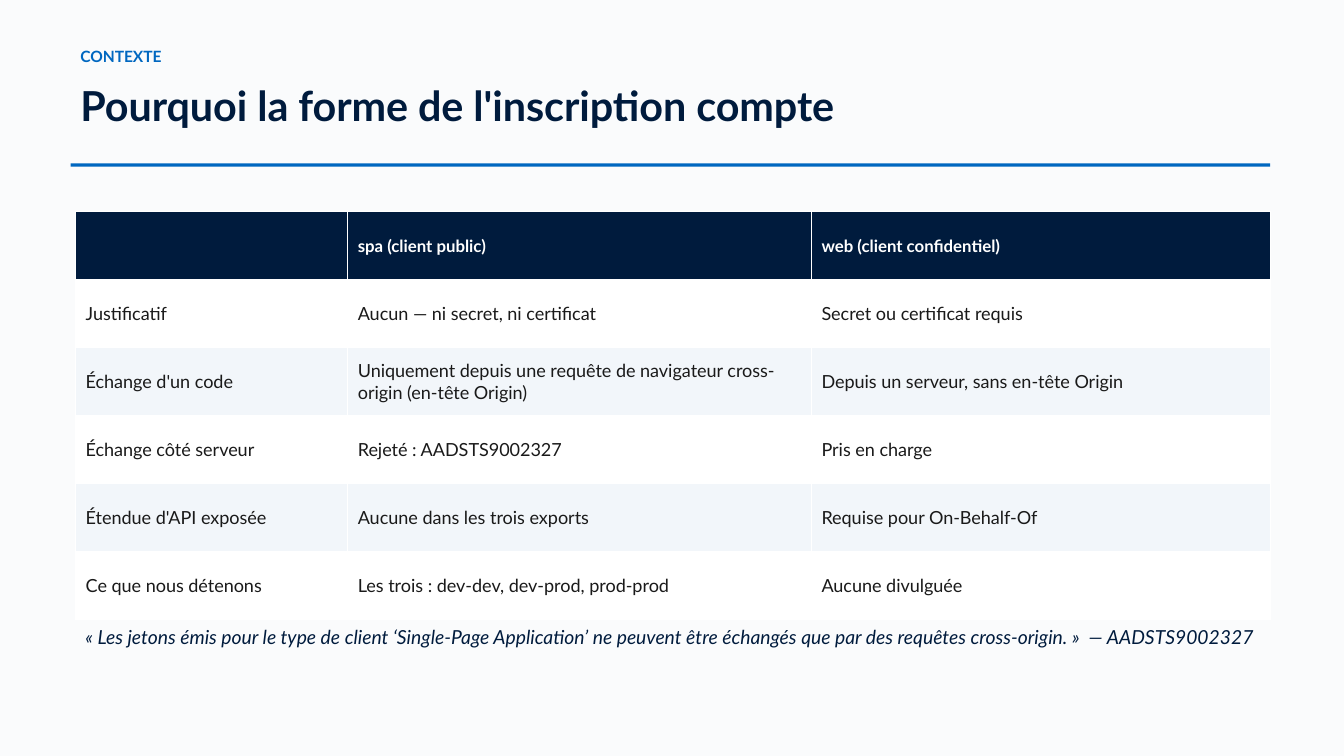
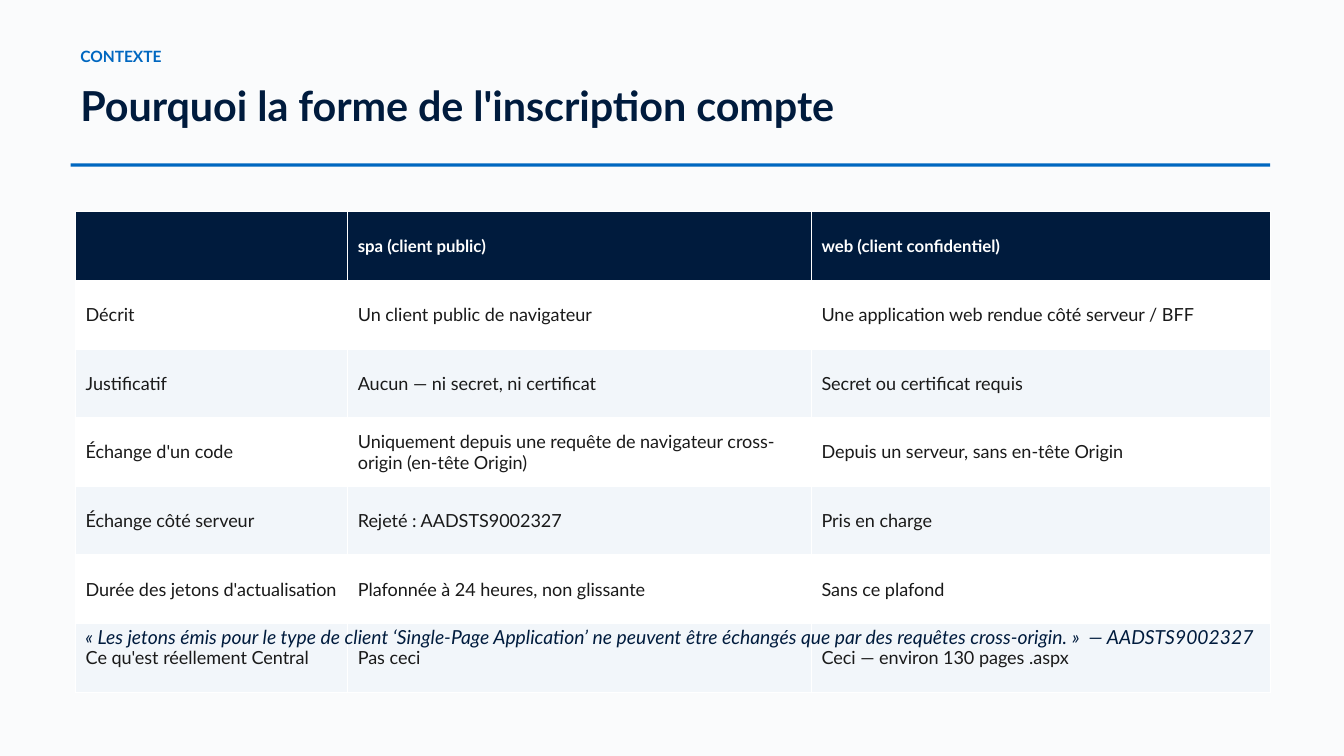
Before and after one commit to devopsabcs-engineering/croesus, a slide deck: slide 7 of docs/deck/croesus-session-deck-fr.pptx. Drawn at 1344x756 pixels with LibreOffice and Linux fonts; fonts in the diff are those of the drawing. Boxes give left, top, right and bottom in pixels: in the first picture for what was removed or moved away, otherwise in the second. Text is boxed around its words. In the diff, an @@ line names an element or a change of style, - is before the commit and + after.

Commit message:
Update evidence narrative and registration shape panel with findings from Croesus session
- Revised the evidence narrative to reflect the updated date and key findings from the three-way session with Croesus, emphasizing the type mismatch in application registration.
- Enhanced the RegistrationShapePanel component to clarify the distinction between `spa` and `web` platform registrations, including new findings and implications for GPD Central.
- Added a new document detailing the findings from the three-way session, outlining the current state, open questions, and potential routes for resolution.

```diff
--- a/docs/deck/croesus-session-deck-fr.pptx
+++ b/docs/deck/croesus-session-deck-fr.pptx
@@ table at (x1=76, y1=212, x2=1270, y2=693) @@
+row 2: Décrit | Un client public de navigateur | Une application web rendue côté serveur / BFF
-row 5: Étendue d'API exposée | Aucune dans les trois exports | Requise pour On-Behalf-Of
+row 6: Durée des jetons d'actualisation | Plafonnée à 24 heures, non glissante | Sans ce plafond
-row 6: Ce que nous détenons | Les trois : dev-dev, dev-prod, prod-prod | Aucune divulguée
+row 7: Ce qu'est réellement Central | Pas ceci | Ceci — environ 130 pages .aspx
```
Also in this commit, not shown: 10 other slides changed, 8 other files.
